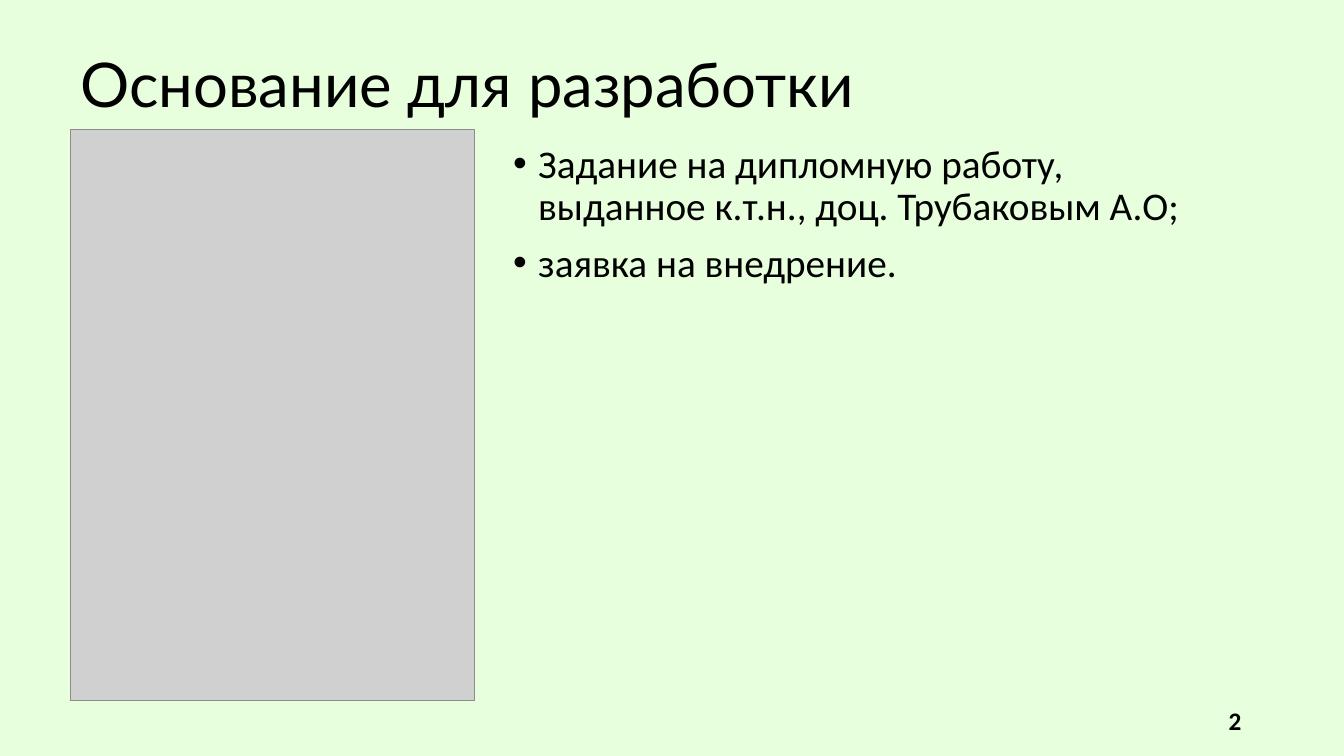
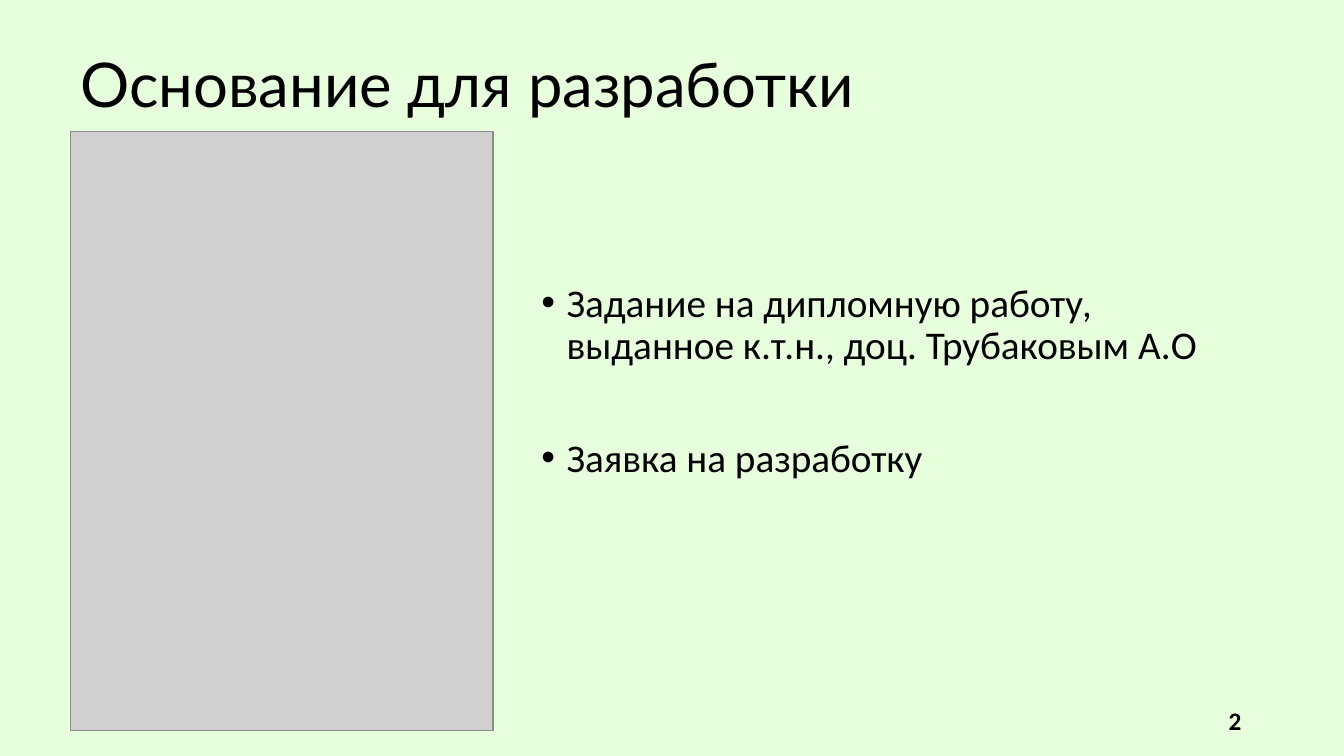
Before and after one commit to R0bari/MessageDeliveryService, a slide deck: slide 2 of Презентация/Сухарев. ВКР.pptx. Drawn at 1344x756 pixels with LibreOffice and Linux fonts; fonts in the diff are those of the drawing; grey boxes stand for pictures. Boxes give left, top, right and bottom in pixels: in the first picture for what was removed or moved away, otherwise in the second. Text is boxed around its words. In the diff, an @@ line names an element or a change of style, - is before the commit and + after.

```diff
--- a/Презентация/Сухарев. ВКР.pptx
+++ b/Презентация/Сухарев. ВКР.pptx
@@ picture: place and size @@
-picture at <box>71,129,475,701</box>
+picture at <box>71,132,493,731</box>
@@ text at <box>567,290,1197,479</box>: text changed @@
-• Задание на дипломную работу, выданное к.т.н., доц. Трубаковым А.О;
-• заявка на внедрение.
+• Задание на дипломную работу, выданное к.т.н., доц. Трубаковым А.О
+• Заявка на разработку
```
Also in this commit, not shown: 8 other slides changed, 12 other files.
